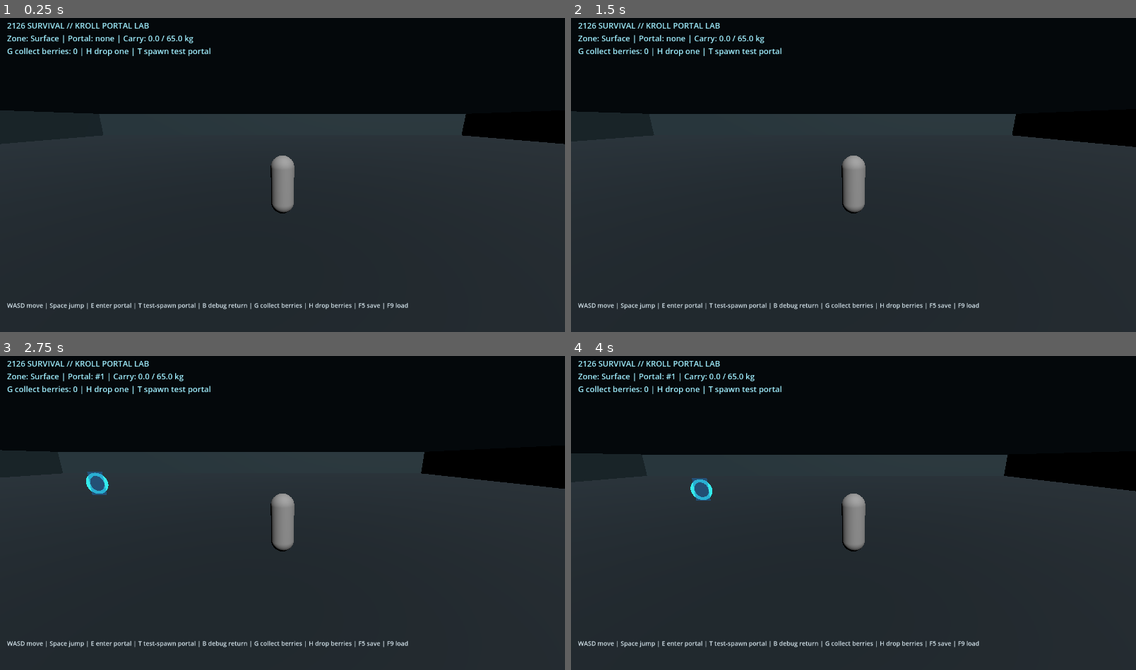
Above: before the commit, frames 1-4 (two rows, left to right).
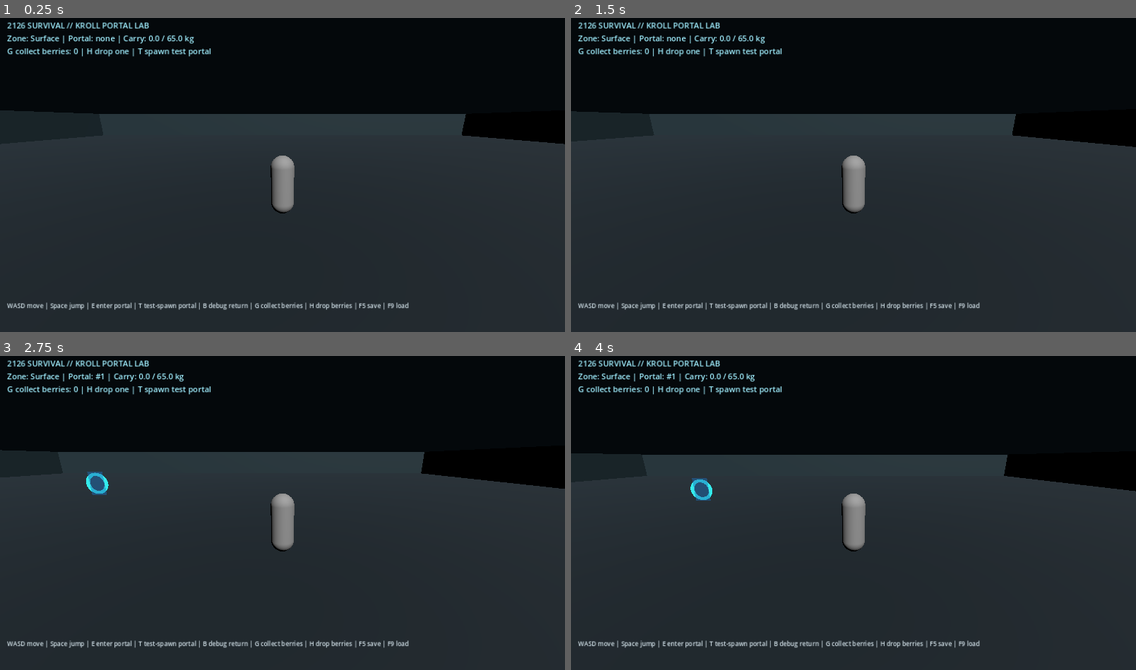
Above: after the commit, the same moments.

Repository: qaqp980520-prog/2126-Survival
Game: Godot game, scene res://prototypes/BackroomsPortalPlayground.tscn
Two runs of this game, one before a commit and one after it. Both use one fixed random seed, a clock stepped at 60 frames per second and the inputs below.
Inputs (mouse positions are in pixels of both pictures, inside the frame that each line leads up to):
- Up to frame 1 (0.25 s): no input
- Up to frame 2 (1.5 s): tap Enter at 0.5 s; move the mouse to (977, 156) at 0.52 s; hold D 0.53-1.25 s; hold R 0.53-1.25 s; click (977, 156) at 0.67 s; tap Space at 0.77 s; drag from (740, 187) to (825, 237) at 1.27 s
- Up to frame 3 (2.75 s): tap Space at 2 s; move the mouse to (339, 440) at 2.02 s; hold D from 2.03 s (still down); tap 2 at 2.1 s
- Up to frame 4 (4 s): release D at 2.75 s; drag from (825, 575) to (684, 462) at 2.77 s; tap Enter at 3.5 s; move the mouse to (1023, 560) at 3.52 s; hold A from 3.53 s (still down); tap Q at 3.6 s; tap Space at 3.77 s

The runs differ from the first frame. In frame 1, 1.5% of the frame differs, in the area x 1-73%, y 1-94%; in frame 2, 1.5%; in frame 3, 1.5%; in frame 4, 1.5%.

Commit message:
fix: maximize 3D prototype game window

Diff:
--- a/project.godot
+++ b/project.godot
@@ -9,6 +9,8 @@
 window/size/viewport_height=720
 window/size/window_width_override=1280
 window/size/window_height_override=720
+window/size/mode=2
+window/stretch/mode="canvas_items"
 
 [rendering]
 renderer/rendering_method="gl_compatibility"
